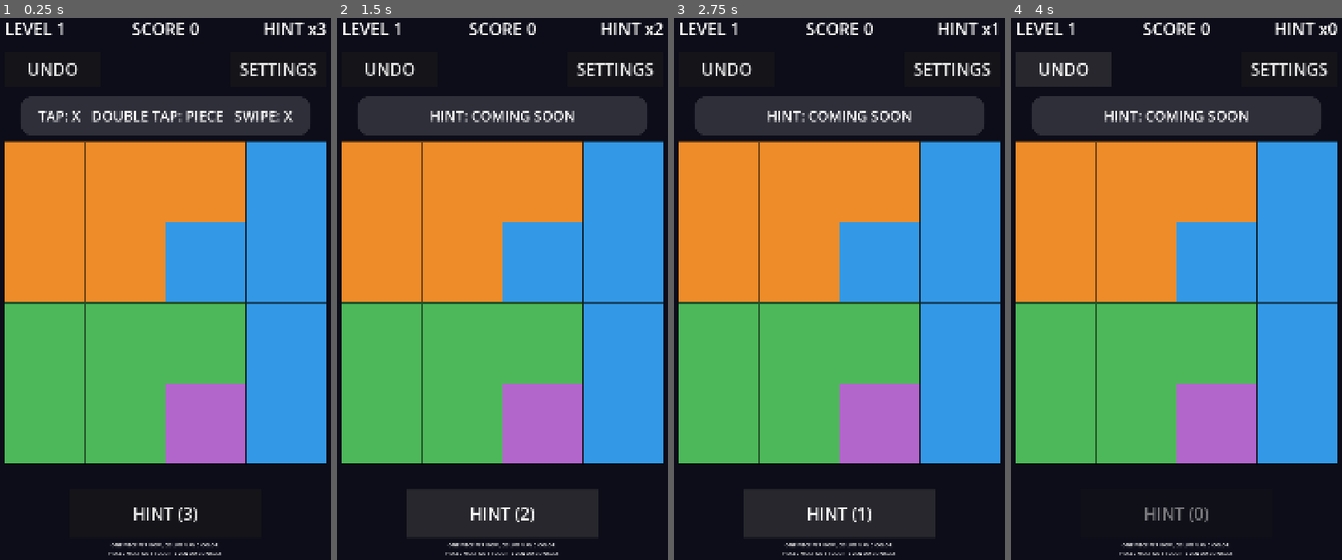
Above: before the commit, frames 1-4 (left to right).
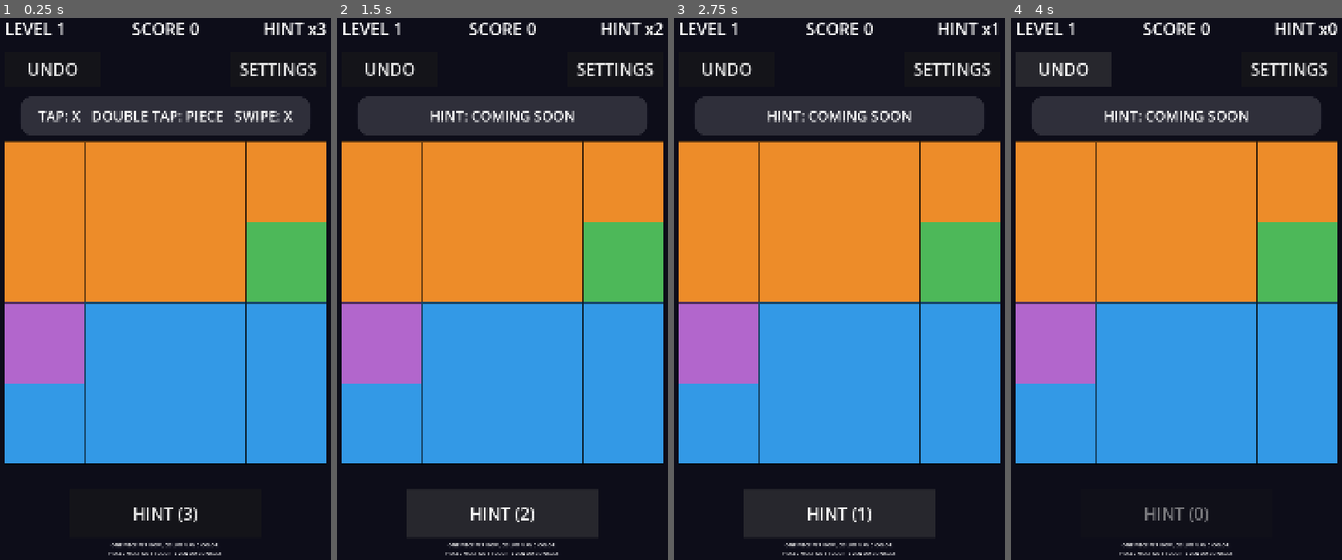
Above: after the commit, the same moments.

Repository: hidekig1001-cell/invader-radar
Game: Godot game, scene res://scenes/main.tscn
Two runs of this game, one before a commit and one after it. Both use one fixed random seed, a clock stepped at 60 frames per second and the inputs below.
Inputs:
- Up to frame 1 (0.25 s): no input
- Up to frame 2 (1.5 s): click "UNDO" at 0.5 s; click "HINT (3)" at 1.25 s
- Up to frame 3 (2.75 s): click "HINT (2)" at 2 s
- Up to frame 4 (4 s): click "HINT (1)" at 2.75 s; click "UNDO" at 3.5 s

The runs differ from the first frame. In frame 1, 33% of the frame differs, in the area x 1-99%, y 22-83%; in frame 2, 33%; in frame 3, 33%; in frame 4, 33%.

Commit message:
CR-1007: 1 面を易しい 4×4 の面に差し替える
improve runner が生成（実装: qwen3.8-flashnext-strata-142、テスト: qwen3.8-27b-q4km-g4）。run: 20261011-1446-CR-1007

Diff:
--- a/game/level_pack.gd
+++ b/game/level_pack.gd
@@ -7,7 +7,7 @@
 			"width": 4,
 			"height": 4,
 			"target": 4,
-			"regions": [[0, 0, 0, 1], [0, 0, 1, 1], [2, 2, 2, 1], [2, 2, 3, 1]]
+			"regions": [[0, 0, 0, 0], [0, 0, 0, 2], [3, 1, 1, 1], [1, 1, 1, 1]]
 		},
 		{
 			"id": 2,
--- a/test/cr/test_cr_1003.gd
+++ b/test/cr/test_cr_1003.gd
@@ -45,7 +45,8 @@
 ## CHECK: 3
 func test_level_dicts_regions_match_table() -> void:
 	var dicts := LevelPack.level_dicts()
-	for i in range(10):
+	assert_eq(dicts[0]["regions"], [[0, 0, 0, 0], [0, 0, 0, 2], [3, 1, 1, 1], [1, 1, 1, 1]])
+	for i in range(1, 10):
 		assert_eq(dicts[i]["regions"], EXPECTED_REGIONS[i])
 
 ## CHECK: 4
--- /dev/null
+++ b/test/cr/test_cr_1007.gd
@@ -0,0 +1,6 @@
+extends GutTest
+
+## CHECK: 1
+func test_level_1_regions_are_easy_4x4() -> void:
+	var dicts = preload("res://game/level_pack.gd").level_dicts()
+	assert_eq(dicts[0]["regions"], [[0, 0, 0, 0], [0, 0, 0, 2], [3, 1, 1, 1], [1, 1, 1, 1]])
Not shown, added: game/level_pack.gd.uid
Not shown, added: test/cr/test_cr_1003.gd.uid
